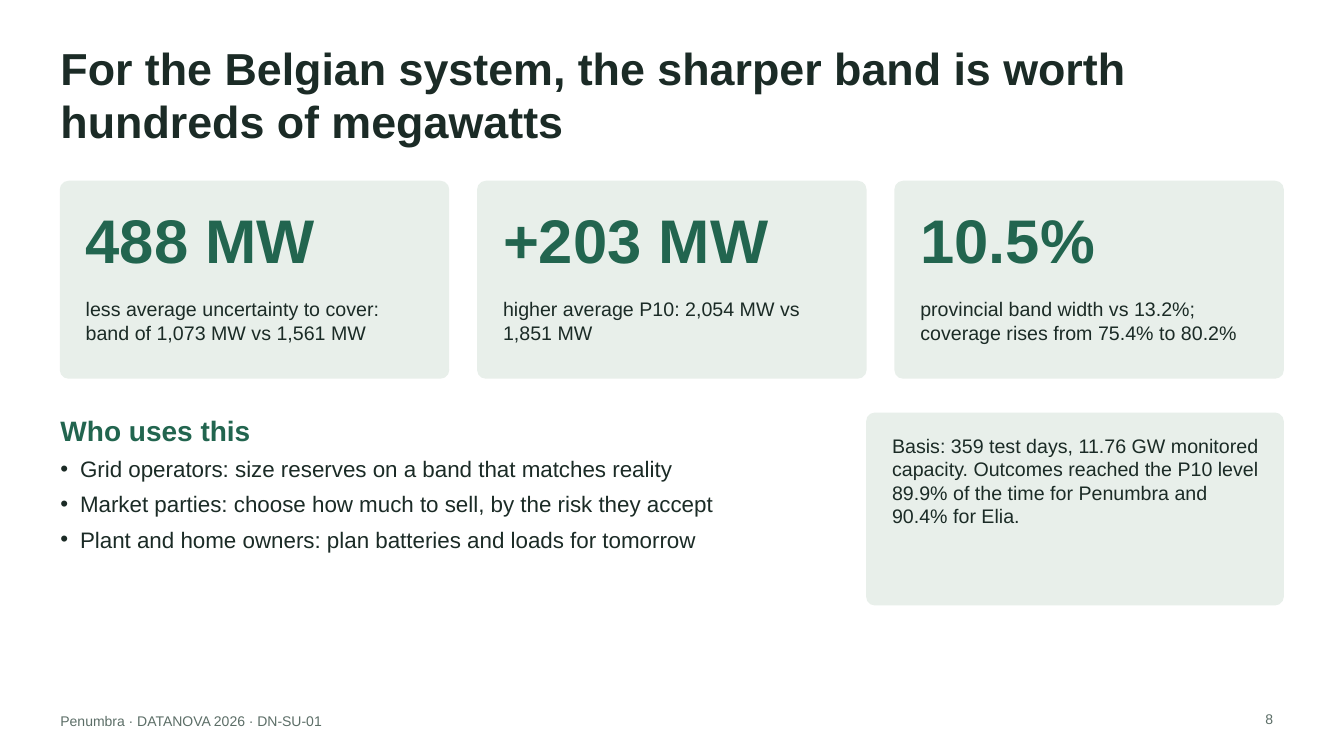
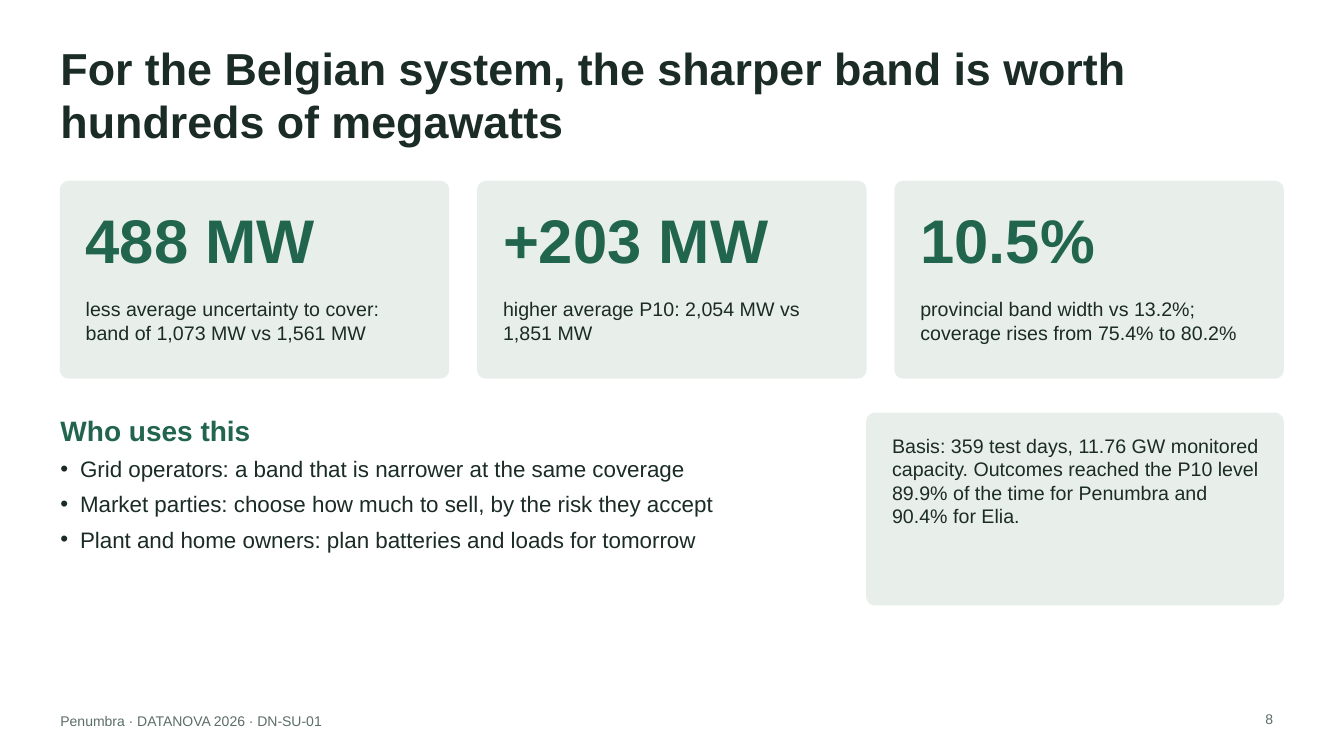
Before and after one commit to yy5652-hash/penumbra, a slide deck: slide 8 of site/Penumbra_DATANOVA_2026.pptx. Drawn at 1344x756 pixels with LibreOffice and Linux fonts; fonts in the diff are those of the drawing. Boxes give left, top, right and bottom in pixels: in the first picture for what was removed or moved away, otherwise in the second. Text is boxed around its words. In the diff, an @@ line names an element or a change of style, - is before the commit and + after.

```diff
--- a/site/Penumbra_DATANOVA_2026.pptx
+++ b/site/Penumbra_DATANOVA_2026.pptx
@@ text at bbox=[80, 460, 684, 482]: text changed @@
-• Grid operators: size reserves on a band that matches reality
+• Grid operators: a band that is narrower at the same coverage
```
Also in this commit, not shown: 5 other slides changed, 25 other files.
